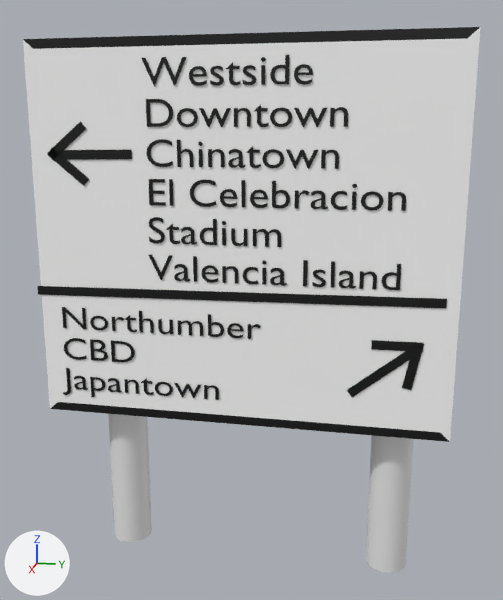
A saved change to the FBX model Assets/Models/UK_junction_sign_38.fbx.
Rendered twice from a 50 mm lens placed at (62.5, 15.0, 41.5), pointed at (-1.4, 2.3, 25.5). Lighting does not change. The marker at lower left points along +X, +Y and +Z. Where no turn or scale is listed for an object, it has been applied to the vertices.

Script lines for the objects in view, before the commit:
```python
me_cylinder = bpy.data.meshes.new('Cylinder')
me_cylinder.from_pydata(...)  # 128 vertices, 98 faces; spans x -2.0..2.0, y -2.0..2.0, z -4.0..46.3
me_plane_015 = bpy.data.meshes.new('Plane.015')
me_plane_015.from_pydata([(0.0, 2.44, 2.51), (0.0, -2.98, -1.84), (0.0, 2.98, 1.84), (0.0, -2.44, -2.51)], [], [(0, 1, 3, 2)])
me_plane_015.materials.append(mat_material_014)  # black #000000
me_text_004 = bpy.data.meshes.new('Text.004')
me_text_004.from_pydata(...)  # 1699 vertices, 1675 faces; spans x 0.0, y -0.2..19.8, z -6.9..2.1
me_text_004.materials.append(mat_material_027)  # black #000000
ob_cylinder = bpy.data.objects.new('Cylinder', me_cylinder)
ob_cylinder.location = (-1.9, -11.1, 2.6)
ob_plane_011 = bpy.data.objects.new('Plane.011', me_plane_015)
ob_plane_011.location = (2.2, 14.8, 20.2)
ob_text_003 = bpy.data.objects.new('Text.003', me_text_004)
ob_text_003.location = (2.2, -15.9, 22.7)
# also in view: 'Text.001' at (2.2, 4.7, 37.6); 'Cylinder.001' at (-1.9, 16.1, 23.8); 'Plane.012' at (2.2, 1.0, 26.6); 'Plane.004' at (2.2, -11.4, 39.2); 'Cube.001' at (0.2, 1.7, 31.6)
```
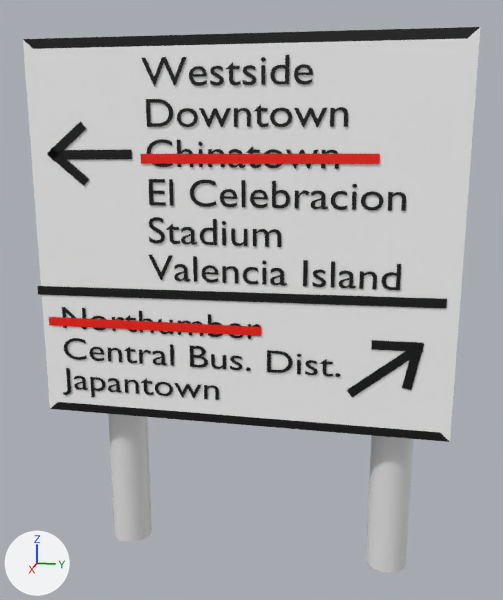
The change, as a list of edits to the scene's bpy script:
```text
Add mat_material_001:
    mat_material_001 = principled_material('Material.001')
    mat_material_001.base_color = (1.0, 0.00824, 0.0)  # red #ff1600
Add mat_material_002:
    mat_material_002 = principled_material('Material.002')
    mat_material_002.base_color = (1.0, 0.00824, 0.0)  # red #ff1600
Change me_text_004:
    used by ob_text_003; location = (2.2, -15.9, 22.7)
    remove me_text_004.from_pydata(...)  # 1699 vertices, 1675 faces; spans x 0.0, y -0.2..19.8, z -6.9..2.1
    add me_text_004.from_pydata(...)  # 2676 vertices, 2628 faces; spans x 0.0, y -0.2..27.1, z -6.9..2.1
    me_text_004 part 1: the loose piece of 58 vertices spanning x 0.0, y 8.0..9.2, z -6.3..-4.5 is copied, and the copy is moved by (0.0, 17.2, 3.1); it spans x 0.0, y 25.2..26.5, z -3.1..-1.4
    me_text_004 part 2: the loose piece of 54 vertices spanning x 0.0, y 5.1..7.5, z -3.1..-1.0 is copied, and the copy is moved by (0.0, 15.2, 0.0); it spans x 0.0, y 20.3..22.7, z -3.1..-1.0
    me_text_004 part 3: the loose piece of 56 vertices spanning x 0.0, y 10.0..11.4, z 0.0..1.4 is copied, and the copy is moved by (0.0, 5.1, -3.1); it spans x 0.0, y 15.0..16.5, z -3.1..-1.7
    me_text_004 part 4: the loose piece of 106 vertices spanning x 0.0, y 3.0..4.7, z -3.1..-1.0 is copied, and the copy is moved by (0.0, 10.0, 0.0); it spans x 0.0, y 13.0..14.7, z -3.1..-1.0
    me_text_004 part 5: the loose piece of 174 vertices spanning x 0.0, y 4.6..6.0, z -6.3..-4.8 is copied, and the copy is moved by (0.0, 4.7, 3.1); it spans x 0.0, y 9.3..10.7, z -3.1..-1.7
    me_text_004 part 6: the loose piece of 55 vertices spanning x 0.0, y 5.3..6.6, z 0.0..1.4 is copied, and the copy is moved by (0.0, 2.6, -3.1); it spans x 0.0, y 7.9..9.2, z -3.1..-1.7
    me_text_004 part 7: a new loose piece of 134 vertices spanning x 0.0, y 23.9..25.0, z -3.1..-1.7, in mat_material_027 (black #000000)
    me_text_004 part 8: a new loose piece of 134 vertices spanning x 0.0, y 16.9..18.0, z -3.1..-1.7, in mat_material_027 (black #000000)
    me_text_004 part 9: 12 vertices moved from x 0.0, y 3.8..7.4, z -2.8..-1.7 to x 0.0, y 2.8..7.1, z -2.8..-1.9; 126 vertices removed from x 0.0, y 3.0..7.5, z -3.1..-1.0; 180 vertices added at x 0.0, y 2.8..7.7, z -3.1..-1.4
    me_text_004 part 10: 4 vertices added at x 0.0, y 23.2..23.5, z -3.1..-1.7
    me_text_004 part 11: 4 vertices added at x 0.0, y 11.0..11.4, z -3.1..-1.0
Add me_plane_001:
    me_plane_001.from_pydata([(0.0, 10.5, 0.5), (0.0, -10.5, 0.3), (0.0, 10.5, -0.3), (0.0, -10.5, -0.5)], [], [(0, 1, 3, 2)])
    me_plane_001.materials.append(mat_material_001)  # red #ff1600
Add me_plane_002:
    me_plane_002.from_pydata([(0.0, 10.5, 0.5), (0.0, -10.5, 0.3), (0.0, 10.5, -0.3), (0.0, -10.5, -0.5)], [], [(0, 1, 3, 2)])
    me_plane_002.materials.append(mat_material_002)  # red #ff1600
Add ob_plane_001:
    ob_plane_001 = bpy.data.objects.new('Plane.001', me_plane_001)
    ob_plane_001.location = (2.2, -6.6, 23.4)
Add ob_plane_002:
    ob_plane_002 = bpy.data.objects.new('Plane.002', me_plane_002)
    ob_plane_002.location = (2.2, 3.4, 38.9)
```

Location of each change, [x1, y1, x2, y2] in pixels of the pictures (503 x 600 px; the box of a moved part takes in the faces that stretch with it):
'Text.003', reshaped (40% wider)
    before: [62, 307, 261, 400]
    after: [62, 307, 340, 400]
'Plane.002', added (red)
    after: [140, 154, 380, 164]
'Plane.001', added (red)
    after: [49, 317, 261, 336]
part 1 of me_text_004, added
    after: [320, 359, 333, 377]
part 2 of me_text_004, added
    after: [267, 350, 293, 373]
part 3 of me_text_004, added
    after: [211, 354, 226, 369]
part 4 of me_text_004, added
    after: [190, 346, 208, 368]
part 5 of me_text_004, added
    after: [153, 351, 167, 366]
part 6 of me_text_004, added
    after: [139, 350, 151, 364]
part 7 of me_text_004, added
    after: [305, 360, 318, 375]
part 8 of me_text_004, added
    after: [230, 356, 242, 370]
part 9 of me_text_004, moved or reshaped
    before: [90, 339, 135, 362]
    after: [89, 347, 137, 363]
part 10 of me_text_004, added
    after: [297, 360, 301, 374]
part 11 of me_text_004, added
    after: [170, 344, 174, 366]
